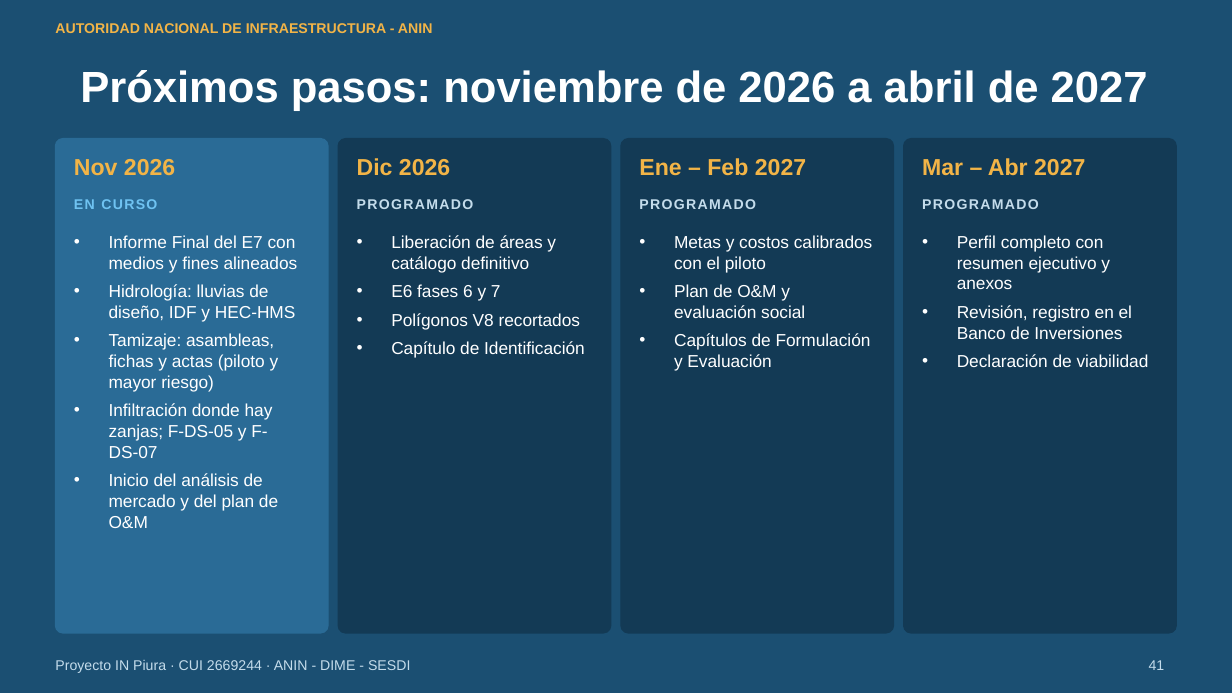
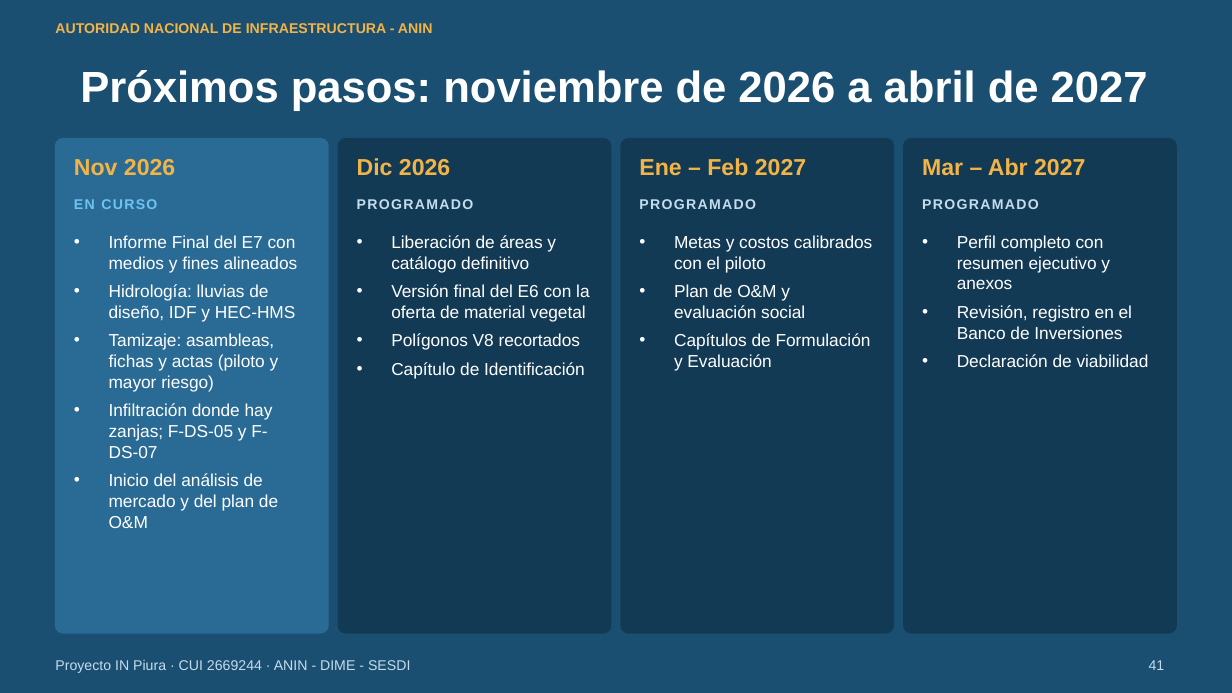
Before and after one commit to salomoncahuas-tech/Salomon1969, a slide deck: slide 41 of presentaciones/avance_perfil_sesdi_2026-11-03/Avance_Perfil_IN_Piura_SESDI_03_noviembre.pptx. Drawn at 1232x693 pixels with LibreOffice and Linux fonts; fonts in the diff are those of the drawing. Boxes give left, top, right and bottom in pixels: in the first picture for what was removed or moved away, otherwise in the second. Text is boxed around its words. In the diff, an @@ line names an element or a change of style, - is before the commit and + after.

```diff
--- a/presentaciones/avance_perfil_sesdi_2026-11-03/Avance_Perfil_IN_Piura_SESDI_03_noviembre.pptx
+++ b/presentaciones/avance_perfil_sesdi_2026-11-03/Avance_Perfil_IN_Piura_SESDI_03_noviembre.pptx
@@ text at box(391, 284, 589, 322): text changed @@
-• E6 fases 6 y 7
+• Versión final del E6 con la oferta de material vegetal
```
Also in this commit, not shown: 8 other slides changed, 3 other files.
